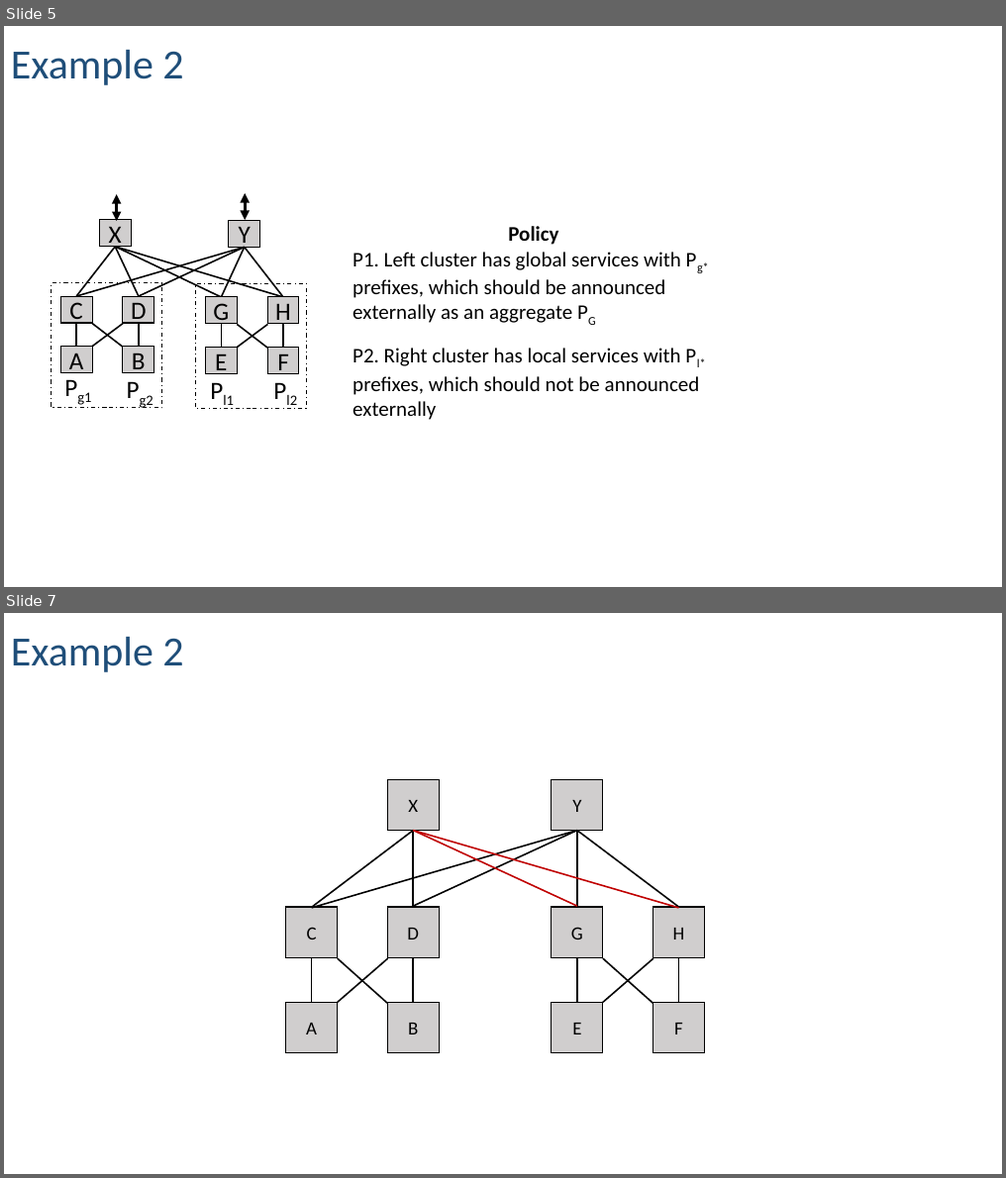
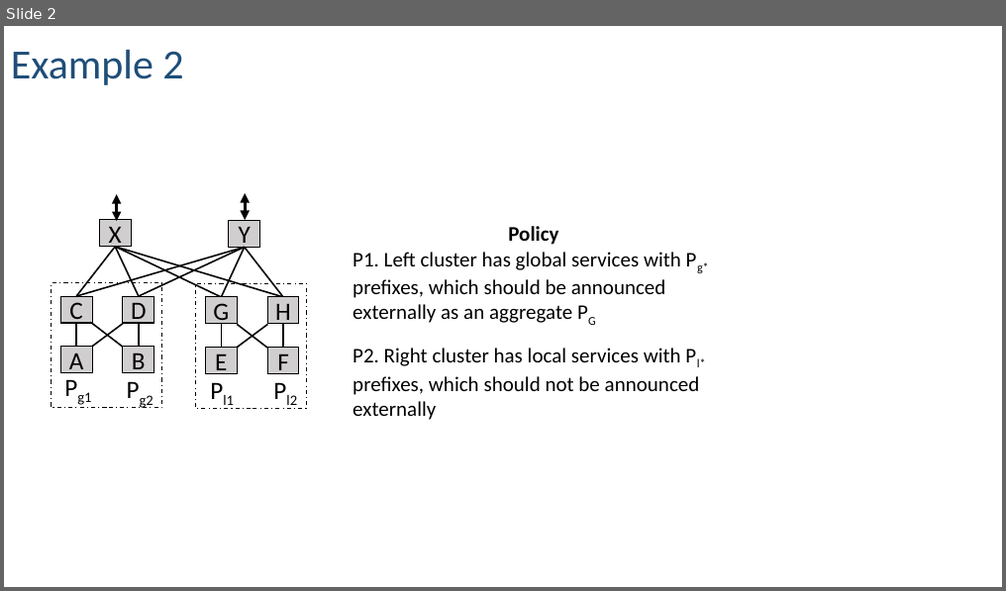
Before and after one commit to rabeckett/propane, a slide deck: paper/figures/examples.pptx. Shown one above the other, each under a label of ours: slides 5 and 7 before the commit, slide 2 after it; the slides between them are not shown. The pictures are 1006x1178 and 1006x591 pixels, drawn with LibreOffice and Linux fonts; fonts in the diff are those of the drawing. Boxes give left, top, right and bottom in pixels: in the first picture for what was removed or moved away, otherwise in the second. Text is boxed around its words. In the diff, an @@ line names an element or a change of style, - is before the commit and + after.

```diff
--- a/paper/figures/examples.pptx
+++ b/paper/figures/examples.pptx
@@ slide 7 removed at (4,613,1002,1174), background #FFFFFF @@
@@ text removed at (11,637,183,672) @@
-Example 2
@@ group removed at (285,780,705,1054): 16 lines, 10 rectangles @@
-X
-Y
-A
-B
-C
-D
-E
-F
-G
-H
@@ what was slide 5 is now slide 2 @@
```
Also in this commit, not shown: 1 slide changed, 9 other slides removed, 4 other files.
